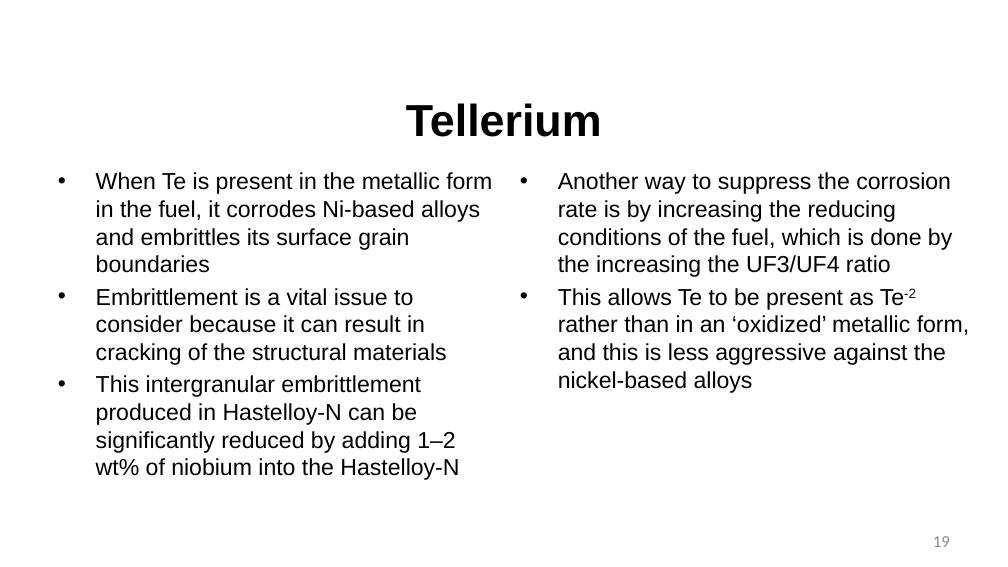
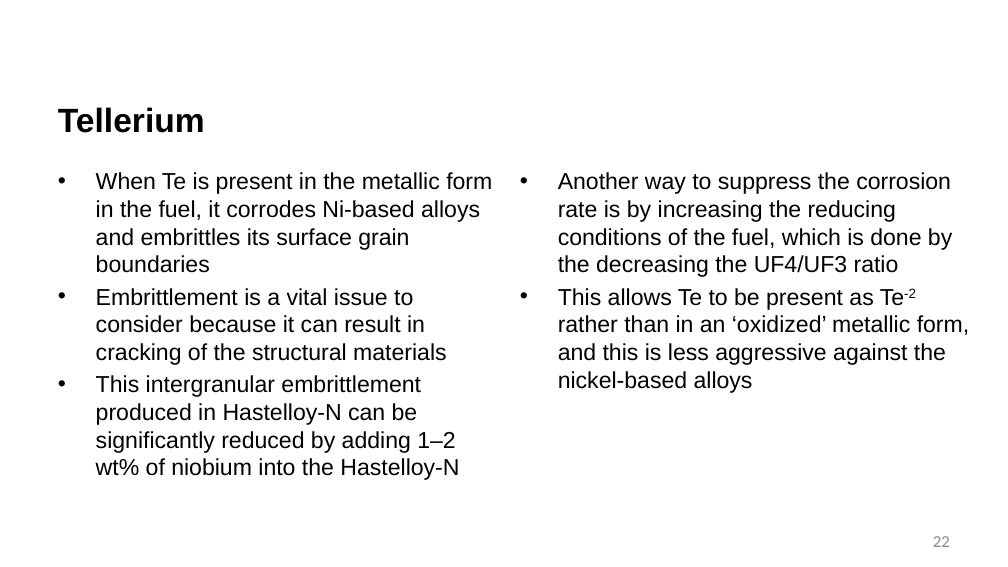
Before and after one commit to benbeeler/TEACHING, a slide deck: slide 22 of Advanced Reactor Materials/Fall2025/Lec14_MoltenSalts.pptx (slide 19 before the commit). Drawn at 1008x567 pixels with LibreOffice and Linux fonts; fonts in the diff are those of the drawing; background and template pictures are left out. Boxes give left, top, right and bottom in pixels: in the first picture for what was removed or moved away, otherwise in the second. Text is boxed around its words. In the diff, an @@ line names an element or a change of style, - is before the commit and + after.

```diff
--- a/Advanced Reactor Materials/Fall2025/Lec14_MoltenSalts.pptx
+++ b/Advanced Reactor Materials/Fall2025/Lec14_MoltenSalts.pptx
@@ title "Tellerium" at [58,107,205,133]: size 42.7 to 32 pt; alignment centre to left @@
@@ text at [558,172,952,277]: text changed @@
-• Another way to suppress the corrosion rate is by increasing the reducing conditions of the fuel, which is done by the increasing the UF3/UF4 ratio
+• Another way to suppress the corrosion rate is by increasing the reducing conditions of the fuel, which is done by the decreasing the UF4/UF3 ratio
@@ page number at [933,536,950,547]: text changed @@
-19
+22
```
Also in this commit, not shown: 25 other slides changed, 4 slides added, 2 slides removed, 6 other files.
